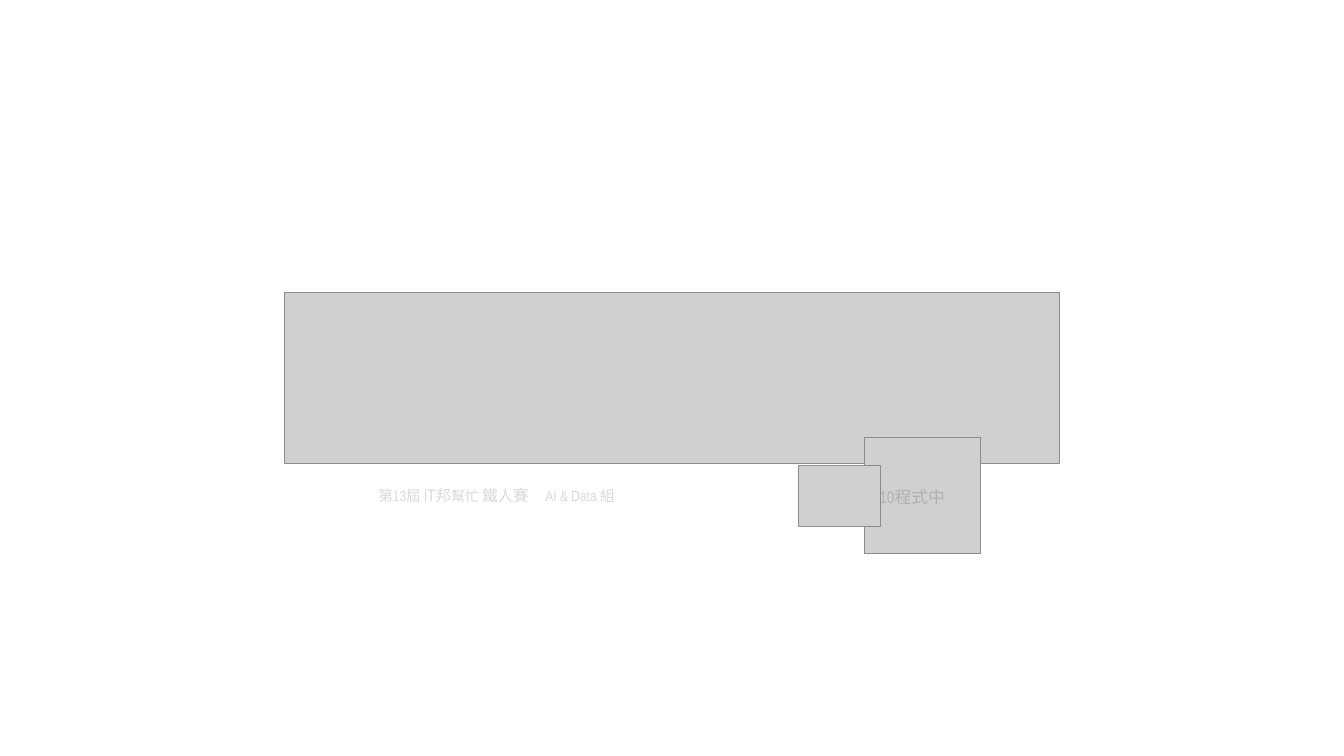
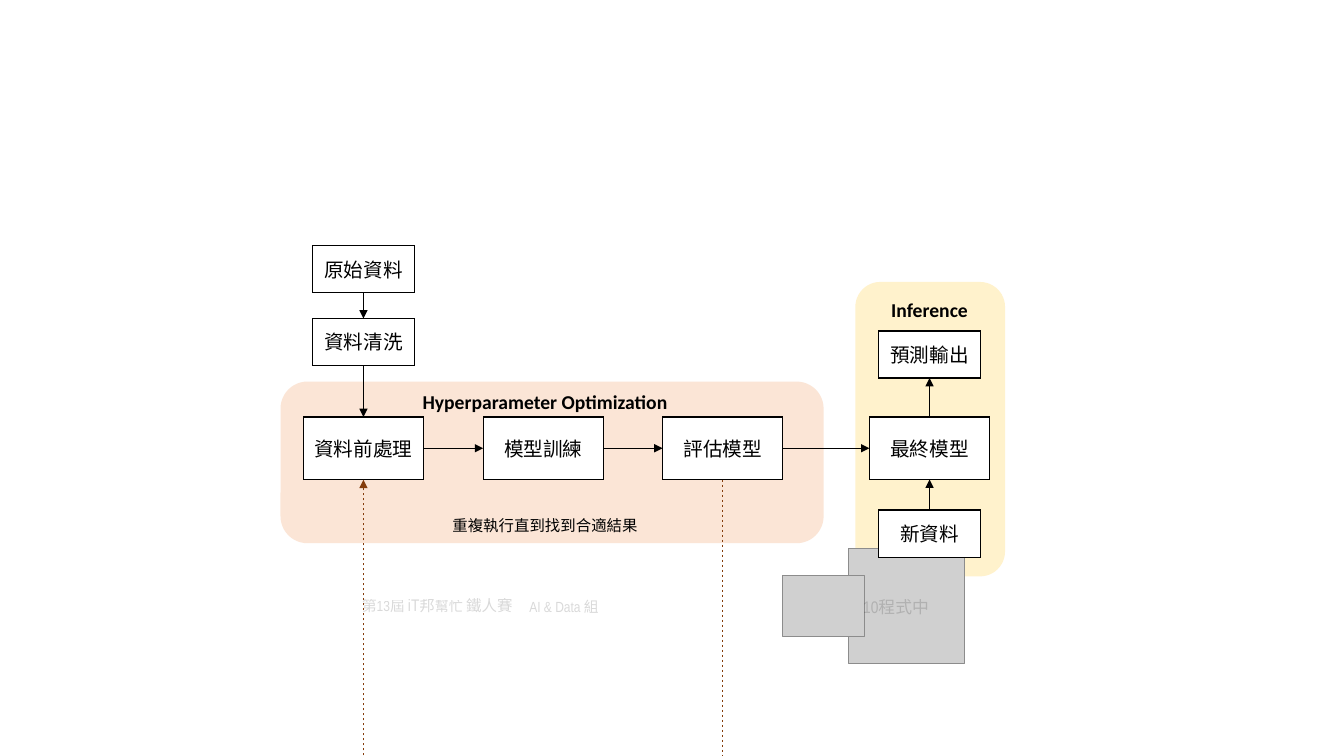
Before and after one commit to andy6804tw/andy6804tw.github.io, a slide deck: slide 2 of _posts/ithome/2021/19.AutoML/19.AutoML.pptx (slide 1 before the commit). Drawn at 1344x756 pixels with LibreOffice and Linux fonts; fonts in the diff are those of the drawing; grey boxes stand for pictures. Boxes give left, top, right and bottom in pixels: in the first picture for what was removed or moved away, otherwise in the second. Text is boxed around its words. In the diff, an @@ line names an element or a change of style, - is before the commit and + after.

```diff
--- a/_posts/ithome/2021/19.AutoML/19.AutoML.pptx
+++ b/_posts/ithome/2021/19.AutoML/19.AutoML.pptx
@@ rectangle added at bbox=[313, 246, 414, 293], outline #000000 1 pt, 14 pt, text #000000 @@
+原始資料
@@ picture removed at bbox=[285, 292, 1060, 463] @@
@@ arrow added from (364, 292) to (364, 319), #000000 0.5 pt @@
@@ rounded rectangle added at bbox=[856, 282, 1006, 577], fill #FFF2CC @@
@@ rectangle added at bbox=[313, 319, 414, 366], outline #000000 1 pt, 14 pt, text #000000 @@
+資料清洗
@@ text added at bbox=[891, 303, 968, 317], 14 pt, text #000000, bold @@
+Inference
@@ rectangle added at bbox=[879, 331, 981, 378], fill #FFFFFF, outline #000000 1 pt, 14 pt, text #000000 @@
+預測輸出
@@ rounded rectangle added at bbox=[280, 382, 824, 543], fill #FBE5D6 @@
@@ arrow added from (364, 366) to (364, 417), #000000 0.5 pt @@
@@ arrow added from (930, 417) to (930, 378), #000000 0.5 pt @@
@@ rectangle added at bbox=[303, 417, 423, 480], fill #FFFFFF, outline #000000 1 pt, 14 pt, text #000000 @@
+資料前處理
@@ text added at bbox=[423, 395, 668, 412], 14 pt, text #000000, bold @@
+Hyperparameter Optimization
@@ rectangle added at bbox=[483, 417, 603, 480], fill #FFFFFF, outline #000000 1 pt, 14 pt, text #000000 @@
+模型訓練
@@ rectangle added at bbox=[662, 417, 782, 480], fill #FFFFFF, outline #000000 1 pt, 14 pt, text #000000 @@
+評估模型
@@ rectangle added at bbox=[870, 417, 990, 480], fill #FFFFFF, outline #000000 1 pt, 14 pt, text #000000 @@
+最終模型
@@ arrow added from (423, 449) to (483, 449), #000000 0.5 pt @@
@@ arrow added from (604, 449) to (662, 449), #000000 0.5 pt @@
@@ arrow added from (783, 449) to (870, 449), #000000 0.5 pt @@
@@ elbow arrow added from (723, 480) to (364, 480), #843C0B 0.5 pt dashed @@
@@ arrow added from (930, 510) to (930, 480), #000000 0.5 pt @@
@@ text added at bbox=[452, 518, 637, 533], 11 pt, text #000000 @@
+重複執行直到找到合適結果
@@ rectangle added at bbox=[879, 510, 981, 558], fill #FFFFFF, outline #000000 1 pt, 14 pt, text #000000 @@
+新資料
@@ 3 texts, 2 pictures: place and size @@
-3 texts, 2 pictures at bbox=[378, 438, 981, 554]
+3 texts, 2 pictures at bbox=[362, 548, 965, 664]
```
Also in this commit, not shown: 1 slide added, 1 slide removed, 4 other files.
